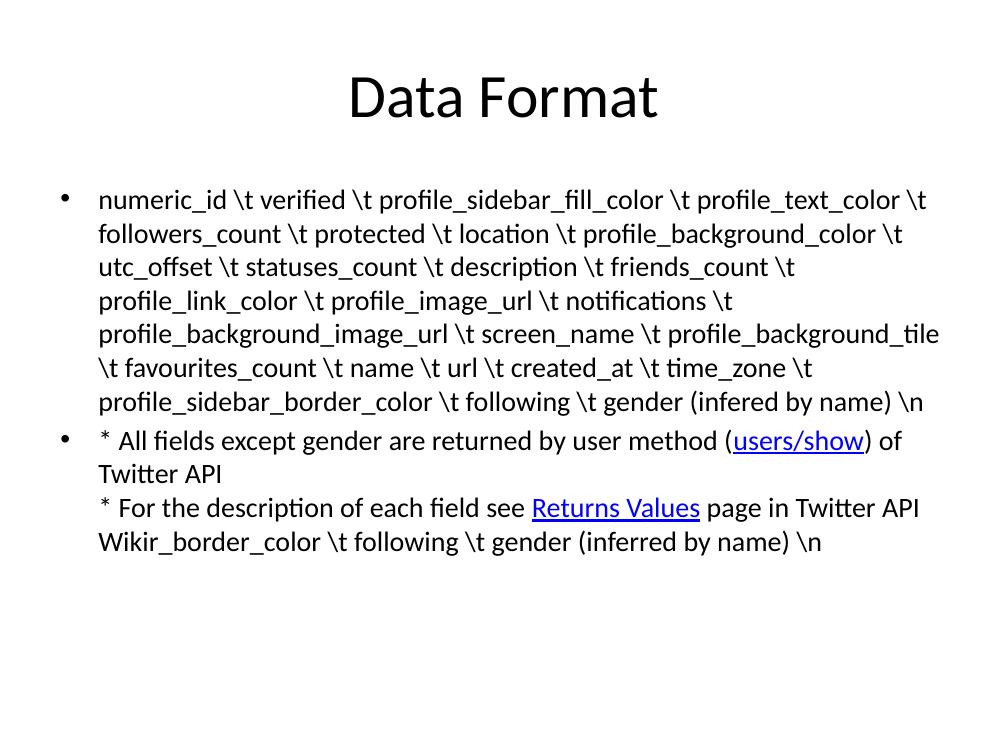
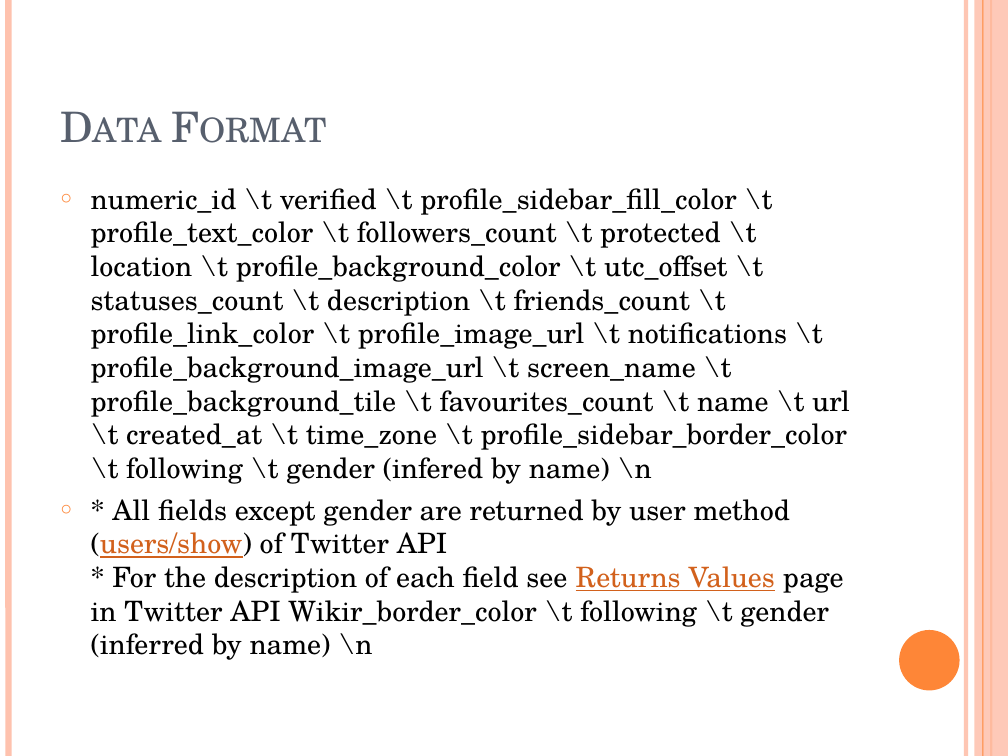
Before and after one commit to ttang10/Organization_Detection_ML, a slide deck: slide 3 of Organization Detection.pptx. Drawn at 1008x756 pixels with LibreOffice and Linux fonts; fonts in the diff are those of the drawing. Boxes give left, top, right and bottom in pixels: in the first picture for what was removed or moved away, otherwise in the second. Text is boxed around its words. In the diff, an @@ line names an element or a change of style, - is before the commit and + after.

```diff
--- a/Organization Detection.pptx
+++ b/Organization Detection.pptx
@@ line added from (8, 0) to (8, 756), #FEC3AE 4.5 pt @@
@@ line added from (966, 0) to (966, 756), #FEC3AE 3 pt @@
@@ rectangle added at (975, 0, 1008, 756), fill #FEC3AE at 87% opacity @@
@@ line added from (983, 0) to (983, 756), #FE8637 0.75 pt @@
@@ line added from (991, 0) to (991, 756), #FE8637 1.5 pt @@
@@ title "Data Format" at (50, 30, 874, 156): size 44 to 30 pt, font Calibri to TeX Gyre Schola, text colour #000000 to #575F6D, small capitals on; alignment centre to left; vertical alignment middle to bottom @@
@@ text "numeric_id \t verified \t profile_sidebar_fill_color ..." at (91, 188, 850, 660): font Calibri to TeX Gyre Schola; text colour #0000FF to #D2611C in "(users/show) Returns Values"; bullet • to ○; more space between paragraphs @@
@@ ellipse added at (899, 630, 960, 690), fill #FE8637 @@
```
Also in this commit, not shown: 19 other slides changed, 2 slides added.
